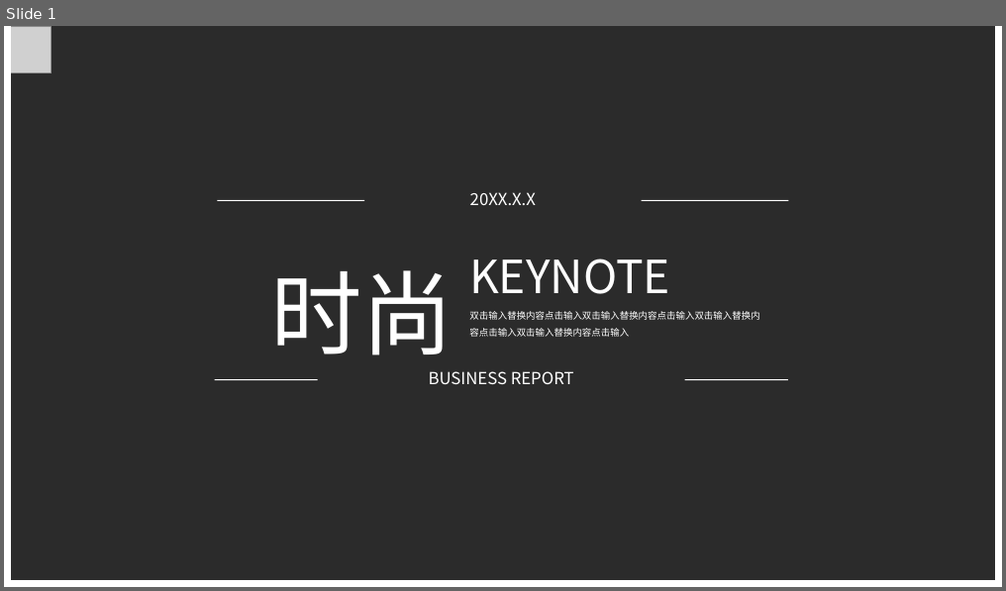
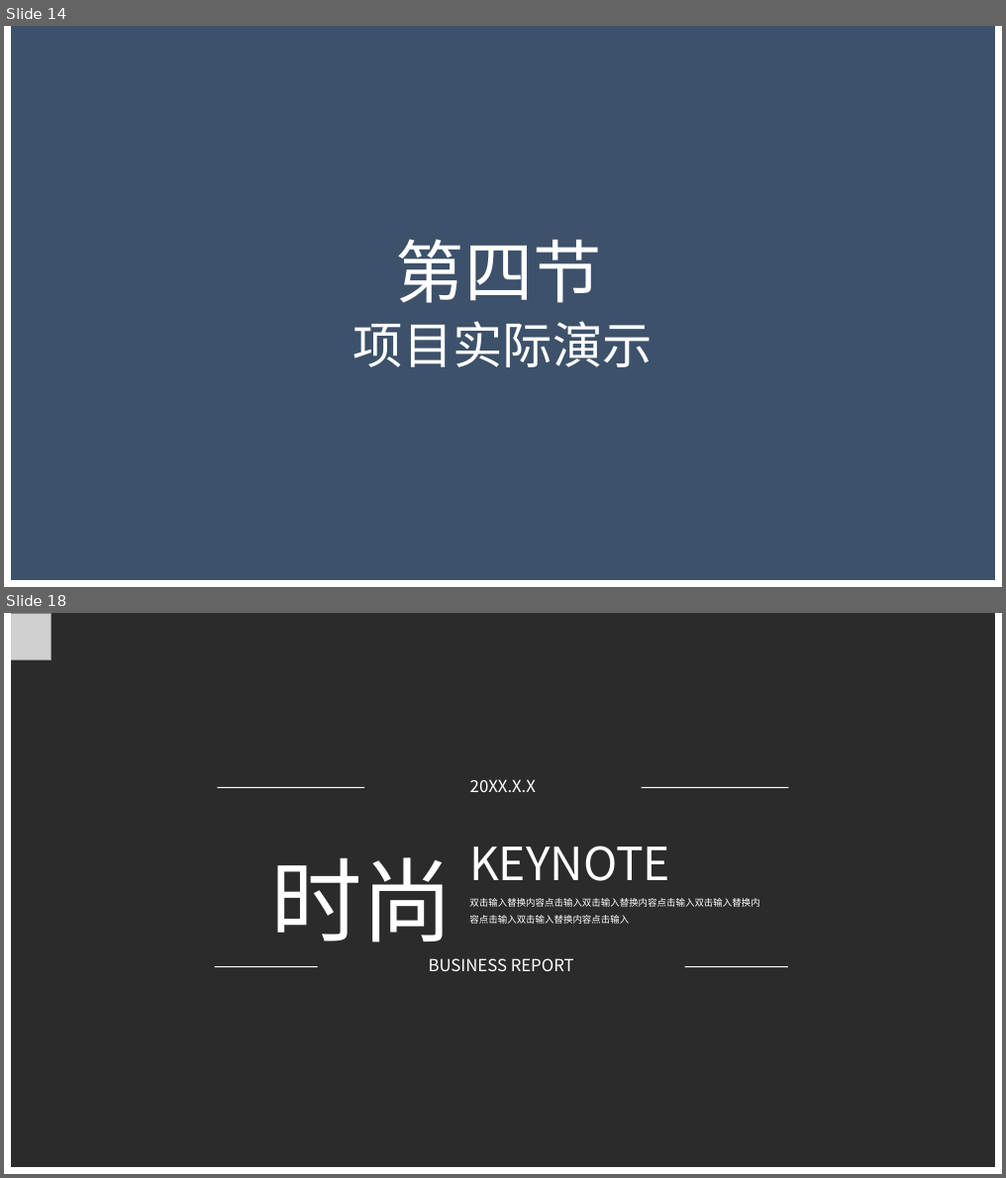
Before and after one commit to Wangzt670/swt, a slide deck: 项目待交付工件/D结项阶段/2.项目答辩.pptx. Shown one above the other, each under a label of ours: slide 1 before the commit, slides 14 and 18 after it; the slides between them are not shown. The pictures are 1006x591 and 1006x1178 pixels, drawn with LibreOffice and Linux fonts; fonts in the diff are those of the drawing; grey boxes stand for pictures; background and template pictures are left out; a plain dark background stands for a picture behind light text. Boxes give left, top, right and bottom in pixels: in the first picture for what was removed or moved away, otherwise in the second. Text is boxed around its words. In the diff, an @@ line names an element or a change of style, - is before the commit and + after.

```diff
--- a/项目待交付工件/D结项阶段/2.项目答辩.pptx
+++ b/项目待交付工件/D结项阶段/2.项目答辩.pptx
@@ slide 14 added at (x1=4, y1=26, x2=1002, y2=587), background picture (left out) @@
@@ rectangle added at (x1=4, y1=26, x2=1002, y2=587), fill #3D516A @@
@@ rectangle added at (x1=4, y1=26, x2=1002, y2=587), outline #FFFFFF 13.75 pt @@
@@ text added at (x1=396, y1=239, x2=602, y2=303), 66 pt, text #FFFFFF @@
+第四节
@@ text added at (x1=353, y1=321, x2=652, y2=368), 48 pt, text #FFFFFF @@
+项目实际演示
@@ what was slide 1 is now slide 18 @@
```
Also in this commit, not shown: 3 slides changed, 16 other slides added.
